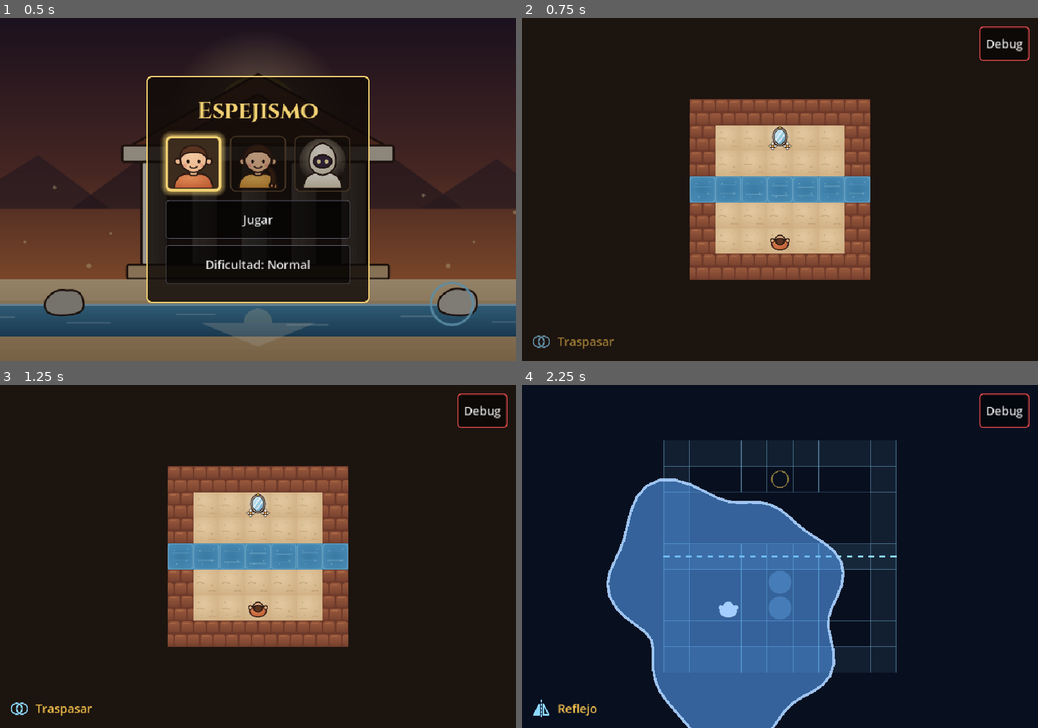
Above: before the commit, frames 1-4 (two rows, left to right).
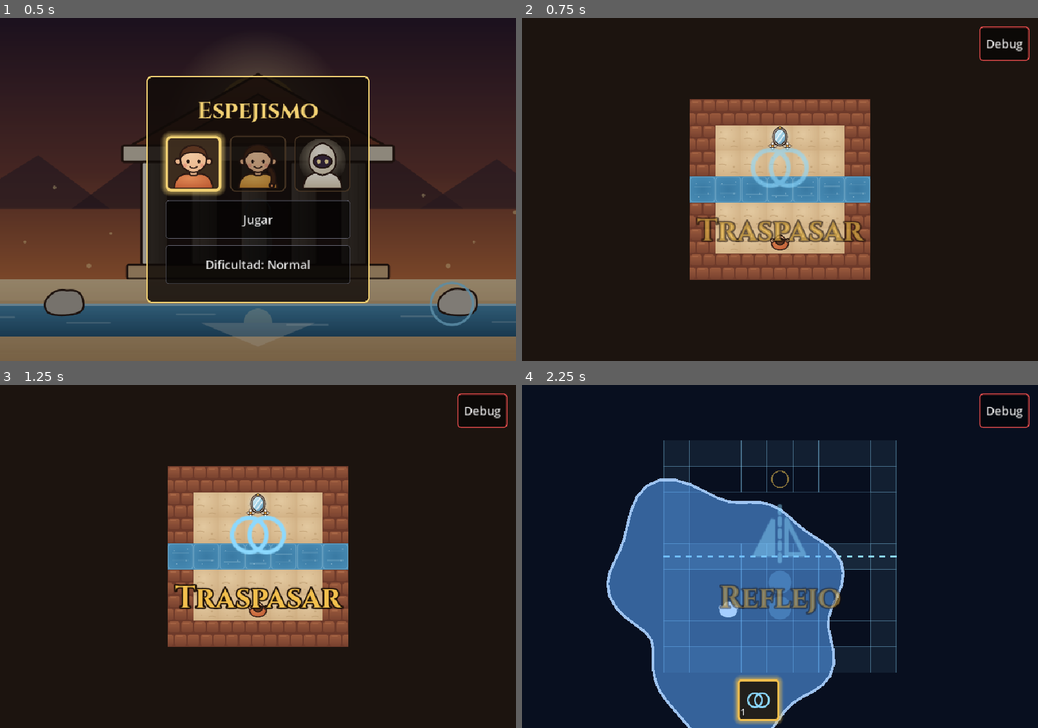
Above: after the commit, the same moments.

Repository: AngeloCS19/Juego
Game: Godot game, scene res://main.tscn
Two runs of this game, one before a commit and one after it. Both use one fixed random seed, a clock stepped at 60 frames per second and the inputs below.
Inputs (mouse positions are in pixels of both pictures, inside the frame that each line leads up to):
- Up to frame 1 (0.5 s): no input
- Up to frame 2 (0.75 s): click "Jugar" at 0.5 s
- Up to frame 3 (1.25 s): no input
- Up to frame 4 (2.25 s): click "Debug" at 1.25 s; tap Enter at 2, 2.1 s; move the mouse to (893, 539) at 2.02 s; hold Right from 2.03 s (still down); click (893, 539) at 2.17 s

Frame 1 is identical in both runs. In frame 2, 2.2% of the frame differs, in the area x 2-67%, y 37-97%; in frame 3, 2.3%; in frame 4, 3.3%, in the area x 2-62%, y 34-100%.

Commit message:
Interfaz: hotbar de habilidades al centro, anuncio de habilidad nueva y tutorial visual
Co-Authored-By: Claude Sonnet 5.5 <noreply@anthropic.com>

Diff:
--- a/salas/rio_00.json
+++ b/salas/rio_00.json
@@ -12,5 +12,6 @@
 	"jugador": [3, 5],
 	"plano_espiritual": { "tipo": "reflexion", "eje": "horizontal", "valor": 3 },
 	"habilidades": ["traspasar"],
+	"tutorial": { "habilidad": "traspasar" },
 	"solucion": "PUUUU"
 }
--- a/salas/rio_01.json
+++ b/salas/rio_01.json
@@ -14,5 +14,6 @@
 	"piedras": [
 		{ "pos": [3, 4], "fija": true }
 	],
+	"tutorial": { "habilidad": "reflejo", "piedra": [3, 4] },
 	"solucion": "RRUFPUUUU"
 }
--- a/scripts/barra_habilidades.gd
+++ b/scripts/barra_habilidades.gd
@@ -1,9 +1,8 @@
 class_name BarraHabilidades
 extends HBoxContainer
-## Barra con las habilidades del jugador. Solo una está activa a la vez,
-## y no se puede cambiar mientras la activa siga en curso.
-## Cada habilidad es un botón grande, para poder tocarlo en el celular.
-## Los botones son solo iconos: el nombre aparece al lado hasta que el jugador lo toca la primera vez.
+## Hotbar de habilidades (abajo al centro, como las de un MOBA): una casilla cuadrada por habilidad
+## ya desbloqueada, con su icono y el número de su tecla. Solo una está activa a la vez (borde dorado y brillo),
+## y no se puede cambiar mientras la activa siga en curso. Las casillas se tocan en el celular.
 
 signal pedida(i: int)  # el jugador tocó la habilidad i
 signal nueva(h: Habilidad)  # el jugador consigue una habilidad por primera vez
@@ -11,11 +10,16 @@
 const COLOR_ACTIVA := Color(0.95, 0.75, 0.3)
 const COLOR_NORMAL := Color(0.4, 0.4, 0.45)
 const TAM_BOTON := Vector2(72, 64)  # tamaño mínimo cómodo para un dedo
+const TAM_CASILLA := Vector2(72, 72)
 
 var habilidades: Array[Habilidad] = []
 var activa := 0
 var boton_usar: Button  # main.gd lo crea; aquí se le cambia el icono por el de la habilidad activa
 var _botones: Array[Button] = []
+var _estilos: Array[StyleBoxFlat] = []
+var _pendientes := {}  # índices de habilidades recién conseguidas: su casilla espera al anuncio (invisible pero con su lugar)
+var _pulsos := {}  # índice -> Tween de la casilla que brilla dilatándose (tutorial)
+var _pulsar := {}  # nombres (en minúsculas) de las habilidades que deben brillar
 var _bloqueada := false  # en el plano espiritual solo Traspasar se puede tocar
 static var _vistas := {}  # habilidades ya anunciadas
 static var _conocidos := {}  # nombres de los botones que el jugador ya tocó: esos ya no muestran texto
@@ -25,9 +29,34 @@
 	habilidades = p_habilidades
 	add_theme_constant_override("separation", 8)
 	for i in habilidades.size():
-		var boton := crear_boton(habilidades[i].nombre, pedida.emit.bind(i), COLOR_NORMAL, _icono(habilidades[i]))
+		var boton := Button.new()
+		boton.custom_minimum_size = TAM_CASILLA
+		boton.pivot_offset = TAM_CASILLA / 2  # el pulso dilata desde el centro
+		boton.icon = _icono(habilidades[i])
+		boton.expand_icon = true
+		boton.icon_alignment = HORIZONTAL_ALIGNMENT_CENTER
+		boton.add_theme_constant_override("icon_max_width", 48)
+		boton.tooltip_text = habilidades[i].nombre
+		boton.focus_mode = Control.FOCUS_NONE
+		boton.pressed.connect(pedida.emit.bind(i))
+		var estilo := StyleBoxFlat.new()
+		estilo.bg_color = Color(0.05, 0.04, 0.05, 0.85)
+		estilo.set_corner_radius_all(6)
+		estilo.shadow_color = Color(COLOR_ACTIVA, 0.0)
+		for estado in ["normal", "hover", "pressed", "disabled"]:
+			boton.add_theme_stylebox_override(estado, estilo)
+		# El número de la tecla, pequeño, en la esquina inferior izquierda.
+		var tecla := Label.new()
+		tecla.text = str(i + 1)
+		tecla.mouse_filter = Control.MOUSE_FILTER_IGNORE
+		tecla.add_theme_font_size_override("font_size", 16)
+		tecla.add_theme_color_override("font_outline_color", Color.BLACK)
+		tecla.add_theme_constant_override("outline_size", 5)
+		tecla.set_anchors_and_offsets_preset(Control.PRESET_BOTTOM_LEFT, Control.PRESET_MODE_MINSIZE, 5)
+		boton.add_child(tecla)
 		add_child(boton)
 		_botones.append(boton)
+		_estilos.append(estilo)
 	_pintar()
 
 
@@ -60,6 +89,7 @@
 		h.disponible = h.nombre.to_lower() in disponibles
 		if h.disponible and not _vistas.has(h.nombre):
 			_vistas[h.nombre] = true
+			_pendientes[habilidades.find(h)] = true
 			nueva.emit(h)
 	if not habilidades[activa].disponible:
 		activa = 0
@@ -98,14 +128,68 @@
 	return _icono(habilidades[activa])
 
 
+## La casilla de la habilidad i es la que se ve cuando el anuncio termina de volar hasta ella.
+func casilla(i: int) -> Button:
+	return _botones[i]
+
+
+## Muestra la casilla de una habilidad recién conseguida (la que esperaba al anuncio), con un saltito.
+func revelar(i: int) -> void:
+	_pendientes.erase(i)
+	_pintar()
+	var t := _botones[i].create_tween()
+	t.tween_property(_botones[i], "scale", Vector2.ONE * 1.25, 0.1)
+	t.tween_property(_botones[i], "scale", Vector2.ONE, 0.15)
+
+
+## Hace brillar (o deja de hacerlo) la casilla de la habilidad con ese nombre: pista visual del tutorial.
+func pulsar(nombre: String, activo: bool) -> void:
+	if activo:
+		_pulsar[nombre.to_lower()] = true
+	else:
+		_pulsar.erase(nombre.to_lower())
+	_pintar()
+
+
 func _pintar() -> void:
 	if boton_usar:
 		boton_usar.icon = icono_activa()
 	for i in _botones.size():
-		var libre := habilidades[i].disponible and not (_bloqueada and i != activa)
-		_botones[i].disabled = not libre
-		_botones[i].modulate.a = 1.0 if libre else 0.4
-		_estilo(_botones[i], COLOR_ACTIVA if i == activa else COLOR_NORMAL, 3 if i == activa else 1)
+		var h := habilidades[i]
+		var libre := h.disponible and not (_bloqueada and i != activa)
+		var es_activa := i == activa and libre
+		var boton := _botones[i]
+		boton.visible = h.disponible  # solo las ya desbloqueadas
+		boton.disabled = not libre
+		# Activa: clara, con borde dorado grueso y brillo. Disponible: normal. Apagada (plano espiritual): oscura.
+		var tono := 1.0 if es_activa else (0.7 if libre else 0.3)
+		boton.modulate = Color(tono, tono, tono, 0.0 if _pendientes.has(i) else 1.0)
+		var estilo := _estilos[i]
+		estilo.border_color = COLOR_ACTIVA if es_activa else COLOR_NORMAL
+		estilo.set_border_width_all(4 if es_activa else 2)
+		estilo.shadow_size = 8 if es_activa else 0
+		estilo.shadow_color = Color(COLOR_ACTIVA, 0.55)
+		var brilla: bool = _pulsar.has(h.nombre.to_lower()) and boton.is_inside_tree()
+		if brilla and not _pulsos.has(i):
+			_pulsos[i] = _crear_pulso(boton, estilo)
+		elif not brilla and _pulsos.has(i):
+			_pulsos[i].kill()
+			_pulsos.erase(i)
+			boton.scale = Vector2.ONE
+			boton.self_modulate = Color.WHITE
+
+
+## Bucle de brillo: la casilla se dilata y se ilumina, y vuelve.
+func _crear_pulso(boton: Button, estilo: StyleBoxFlat) -> Tween:
+	var paso := func(k: float):
+		boton.scale = Vector2.ONE * (1.0 + 0.2 * k)
+		boton.self_modulate = Color.WHITE.lerp(Color(1.8, 1.6, 1.1), k)
+		estilo.shadow_size = int(8 + 14 * k)
+		estilo.shadow_color = Color(COLOR_ACTIVA, 0.4 + 0.5 * k)
+	var t := boton.create_tween().set_loops()
+	t.tween_method(paso, 0.0, 1.0, 0.55).set_trans(Tween.TRANS_SINE)
+	t.tween_method(paso, 1.0, 0.0, 0.55).set_trans(Tween.TRANS_SINE)
+	return t
 
 
 static func _estilo(boton: Button, borde: Color, grosor: int) -> void:
--- a/scripts/main.gd
+++ b/scripts/main.gd
@@ -59,7 +59,9 @@
 var _derrotas := 0  # derrotas seguidas ante Narciso en difícil
 var _tactil := false  # hay pantalla táctil: se muestran los botones y se juega con toques
 var _botones_tactiles: Array[Control] = []  # todo lo que solo se ve con pantalla táctil
-var _aviso: HBoxContainer  # icono y nombre de una habilidad nueva, para quien juega sin botones
+var _anuncios: Array[Habilidad] = []  # habilidades nuevas esperando su anuncio en el centro
+var _anunciando := false
+var _tutorial_hecho := {}  # salas (ruta) cuyo tutorial visual el jugador ya cumplió
 var _barra_jefe: BarraJefe  # vida de Narciso y corazones del jugador, solo en su sala
 var _menu: Menu
 var _dialogo: Dialogo
@@ -68,6 +70,7 @@
 const ICONO_GIRAR_IZQ := preload("res://assets/sprites/icono_girar_izq.svg")
 const ICONO_GIRAR_DER := preload("res://assets/sprites/icono_girar_der.svg")
 const ICONO_REINICIAR := preload("res://assets/sprites/icono_reiniciar.svg")
+const FUENTE_ANUNCIO := preload("res://assets/fuentes/Cinzel-Bold.ttf")
 const ICONO_MENU := preload("res://assets/sprites/icono_menu.svg")
 
 var prendas: Array[String] = []  # prendas de Narciso que el jugador ya sacó de su sala
@@ -83,7 +86,7 @@
 	var lista: Array[Habilidad] = [Traspasar.new(), Reflejo.new()]
 	barra = BarraHabilidades.new(lista)
 	barra.pedida.connect(_elegir)
-	barra.nueva.connect(_avisar)
+	barra.nueva.connect(_anunciar)
 	_tactil = DisplayServer.is_touchscreen_available() or OS.has_feature("mobile")
 	_crear_controles_tactiles()
 	get_viewport().size_changed.connect(_centrar)
@@ -124,19 +127,11 @@
 		debug.size_flags_horizontal = Control.SIZE_SHRINK_END
 		esquina.add_child(debug)
 
-	_en_esquina(pantalla, barra, Control.PRESET_BOTTOM_LEFT)
+	_en_esquina(pantalla, barra, Control.PRESET_CENTER_BOTTOM)  # la hotbar se ve siempre, también en la PC
 	_en_esquina(pantalla, esquina, Control.PRESET_TOP_RIGHT)
 	_en_esquina(pantalla, usar, Control.PRESET_BOTTOM_RIGHT)
-	_botones_tactiles = [barra, acciones, boton_menu, usar]
+	_botones_tactiles = [acciones, boton_menu, usar]
 	_mostrar_botones()
-
-	# Aviso discreto abajo a la izquierda (donde estaría la barra) para quien juega sin botones.
-	_aviso = HBoxContainer.new()
-	_aviso.add_theme_constant_override("separation", 10)
-	_aviso.mouse_filter = Control.MOUSE_FILTER_IGNORE
-	_aviso.modulate.a = 0.0
-	_aviso.process_mode = Node.PROCESS_MODE_PAUSABLE  # su desvanecido espera a que se cierre el menú
-	_en_esquina(pantalla, _aviso, Control.PRESET_BOTTOM_LEFT)
 
 	_barra_jefe = BarraJefe.new()
 	pantalla.add_child(_barra_jefe)
@@ -194,39 +189,75 @@
 func _mostrar_botones() -> void:
 	for nodo in _botones_tactiles:
 		nodo.visible = _tactil
-	if _aviso:
-		_aviso.visible = not _tactil
-
-
-## Aviso breve con el icono y el nombre de una habilidad nueva. Con botones no hace falta:
-## el nombre ya está en el botón hasta el primer toque.
-func _avisar(h: Habilidad) -> void:
-	if _tactil:
-		return
-	for hijo in _aviso.get_children():
-		hijo.queue_free()
+
+
+## La primera vez que se consigue una habilidad: su nombre grande en medio de la pantalla y luego
+## el icono vuela hasta su casilla de la hotbar. Se hacen de una en una y esperan a que se cierre
+## cualquier menú, diálogo o cortina, para no perderse.
+func _anunciar(h: Habilidad) -> void:
+	_anuncios.append(h)
+	if _anunciando:
+		return
+	_anunciando = true
+	await get_tree().process_frame  # el menú inicial y los diálogos se abren justo después de cargar la sala
+	while not _anuncios.is_empty():
+		while _menu.visible or _dialogo.visible or _cortina.activa():
+			await get_tree().process_frame
+		await _mostrar_anuncio(_anuncios.pop_front())
+	_anunciando = false
+
+
+func _mostrar_anuncio(h: Habilidad) -> void:
+	var i := barra.habilidades.find(h)
+	var raiz := Control.new()
+	raiz.set_anchors_preset(Control.PRESET_FULL_RECT)
+	raiz.mouse_filter = Control.MOUSE_FILTER_IGNORE
+	$Interfaz.add_child(raiz)
+	var centro := get_viewport_rect().size / 2
 	var icono := TextureRect.new()
 	icono.texture = load("res://assets/sprites/icono_%s.svg" % h.nombre.to_lower())
 	icono.expand_mode = TextureRect.EXPAND_IGNORE_SIZE
-	icono.custom_minimum_size = Vector2(40, 40)
-	_aviso.add_child(icono)
+	icono.size = Vector2(128, 128)
+	icono.pivot_offset = icono.size / 2
+	icono.position = centro - icono.size / 2 - Vector2(0, 40)
+	raiz.add_child(icono)
 	var nombre := Label.new()
 	nombre.text = h.nombre
-	nombre.add_theme_font_size_override("font_size", 22)
+	nombre.add_theme_font_override("font", FUENTE_ANUNCIO)
+	nombre.add_theme_font_size_override("font_size", 56)
 	nombre.add_theme_color_override("font_color", BarraHabilidades.COLOR_ACTIVA)
-	nombre.vertical_alignment = VERTICAL_ALIGNMENT_CENTER
-	_aviso.add_child(nombre)
-	var t := _aviso.create_tween()
-	t.tween_property(_aviso, "modulate:a", 1.0, 0.3)
-	t.tween_interval(2.5)
-	t.tween_property(_aviso, "modulate:a", 0.0, 1.0)
+	nombre.add_theme_color_override("font_outline_color", Color(0.1, 0.05, 0.02))
+	nombre.add_theme_constant_override("outline_size", 12)
+	nombre.horizontal_alignment = HORIZONTAL_ALIGNMENT_CENTER
+	nombre.size = Vector2(get_viewport_rect().size.x, 70)
+	nombre.position = Vector2(0, centro.y + 40)
+	raiz.add_child(nombre)
+	raiz.modulate.a = 0.0
+	icono.scale = Vector2.ONE * 0.6
+	var t := create_tween().set_parallel(true)  # aparece (0,3 s), se queda (0,6 s) y vuela (0,6 s)
+	t.tween_property(raiz, "modulate:a", 1.0, 0.3)
+	t.tween_property(icono, "scale", Vector2.ONE, 0.3).set_trans(Tween.TRANS_BACK).set_ease(Tween.EASE_OUT)
+	await t.finished
+	await get_tree().create_timer(0.6).timeout
+	var casilla := barra.casilla(i)
+	var destino := casilla.global_position + casilla.size / 2 - icono.size / 2
+	var v := create_tween().set_parallel(true)
+	v.tween_property(nombre, "modulate:a", 0.0, 0.25)
+	v.tween_property(icono, "position", destino, 0.6).set_trans(Tween.TRANS_CUBIC).set_ease(Tween.EASE_IN_OUT)
+	v.tween_property(icono, "scale", Vector2.ONE * (48.0 / 128.0), 0.6).set_trans(Tween.TRANS_CUBIC).set_ease(Tween.EASE_IN_OUT)
+	await v.finished
+	raiz.queue_free()
+	barra.revelar(i)
 
 
 func _en_esquina(padre: Control, nodo: Control, esquina: Control.LayoutPreset) -> void:
 	padre.add_child(nodo)
 	nodo.set_anchors_and_offsets_preset(esquina, Control.PRESET_MODE_MINSIZE, 16)
 	# Que crezca hacia adentro de la pantalla si su contenido cambia de tamaño.
-	nodo.grow_horizontal = Control.GROW_DIRECTION_BEGIN if esquina in [Control.PRESET_TOP_RIGHT, Control.PRESET_BOTTOM_RIGHT] else Control.GROW_DIRECTION_END
+	if esquina == Control.PRESET_CENTER_BOTTOM:
+		nodo.grow_horizontal = Control.GROW_DIRECTION_BOTH
+	else:
+		nodo.grow_horizontal = Control.GROW_DIRECTION_BEGIN if esquina in [Control.PRESET_TOP_RIGHT, Control.PRESET_BOTTOM_RIGHT] else Control.GROW_DIRECTION_END
 	nodo.grow_vertical = Control.GROW_DIRECTION_BEGIN if esquina in [Control.PRESET_BOTTOM_LEFT, Control.PRESET_BOTTOM_RIGHT] else Control.GROW_DIRECTION_END
 
 
@@ -257,8 +288,38 @@
 		sala.descanso.connect(func(): _hablar(sala.datos.get("dialogo_final", [])))
 	var todas := ["traspasar", "reflejo"]
 	barra.configurar(todas if _todas_habilidades else sala.datos.get("habilidades", todas))
+	_iniciar_tutorial()
 	_on_plano_cambiado(false)
 	_hablar(sala.datos.get("dialogo", []))
+
+
+## Tutorial solo visual: la sala dice en "tutorial" qué habilidad brilla (y, si hace falta, en qué piedra).
+## Deja de brillar cuando el jugador hace lo que se le indica, y no vuelve en esa sesión.
+func _iniciar_tutorial() -> void:
+	for h in barra.habilidades:
+		barra.pulsar(h.nombre, false)
+	var t: Dictionary = sala.datos.get("tutorial", {})
+	if t.is_empty() or _tutorial_hecho.has(SALAS[indice]):
+		return
+	barra.pulsar(t["habilidad"], true)
+	if t.has("piedra"):
+		sala.tutorial_piedra = Vector2i(t["piedra"][0], t["piedra"][1])
+
+
+func _vigilar_tutorial() -> void:
+	var t: Dictionary = sala.datos.get("tutorial", {})
+	if t.is_empty() or _tutorial_hecho.has(SALAS[indice]):
+		return
+	var hecho := false
+	if t["habilidad"] == "traspasar":
+		hecho = sala.espiritual
+	else:
+		var i := sala.piedra_en(Vector2i(t["piedra"][0], t["piedra"][1]))
+		hecho = i >= 0 and sala.piedras[i]["marcada"]
+	if hecho:
+		_tutorial_hecho[SALAS[indice]] = true
+		barra.pulsar(t["habilidad"], false)
+		sala.tutorial_piedra = Vector2i(-1, -1)
 
 
 ## Muestra una conversación (líneas del JSON de la sala). El juego queda en pausa mientras dura.
@@ -356,6 +417,7 @@
 ## Empujar: sostener la dirección hacia una piedra que ya estás mirando.
 func _process(delta: float) -> void:
 	_barra_jefe.actualizar(sala)
+	_vigilar_tutorial()
 	_ocultar_cursor()
 	if _menu.visible or _dialogo.visible or _cortina.activa():
 		return
--- a/scripts/sala.gd
+++ b/scripts/sala.gd
@@ -67,6 +67,7 @@
 var piedras: Array[Dictionary] = []  # cada una: {"pos": Vector2i, "fija": bool, "flota": bool, "marcada": bool, "variante": int}
 var mirando := Vector2i.UP  # hacia dónde mira el jugador (la casilla que apuntan las habilidades)
 var espiritual := false
+var tutorial_piedra := Vector2i(-1, -1)  # piedra que brilla para indicar dónde usar Reflejo (tutorial); (-1, -1): ninguna
 var prenda_tomada := true  # false mientras la sala tenga una prenda de Narciso sin recoger (es opcional)
 static var personaje := 0  # índice en TEX_PERSONAJES; static: lo comparten todas las salas
 var tiempo_real := false  # dificultad difícil en el jefe: los turnos pasan solos
@@ -422,6 +423,13 @@
 		if p["marcada"]:
 			var salto := 1.0 + 0.35 * maxf(0.0, 1.0 - p.get("t_marca", 1.0) / 0.25)  # aparece grande y se asienta
 			draw_texture_rect(TEX_ANILLO_REFLEJO, Rect2(centro - r.size * salto * 0.5, r.size * salto), false)
+	if not espiritual and tutorial_piedra.x >= 0:
+		var i := piedra_en(tutorial_piedra)
+		if i >= 0 and not piedras[i]["marcada"]:
+			var k := 0.5 + 0.5 * sin(_t * TAU / 1.1)  # pulso de tamaño y brillo
+			var c: Vector2 = piedras[i].get("vis", _centro(tutorial_piedra))
+			draw_circle(c, TAM * (0.55 + 0.2 * k), Color(1, 0.85, 0.4, 0.15 + 0.25 * k))
+			draw_arc(c, TAM * (0.58 + 0.2 * k), 0, TAU, 40, Color(1, 0.88, 0.5, 0.5 + 0.5 * k), 3.0)
 	if espiritual and not prenda_tomada:
 		draw_texture_rect(TEX_PRENDA[datos["prenda"]["nombre"]], _rect(_vec(datos["prenda"]["pos"])).grow(-4), false)
 	var tex_jugador: Texture2D = TEX_PERSONAJES[personaje]
Not shown, changed: README.md
